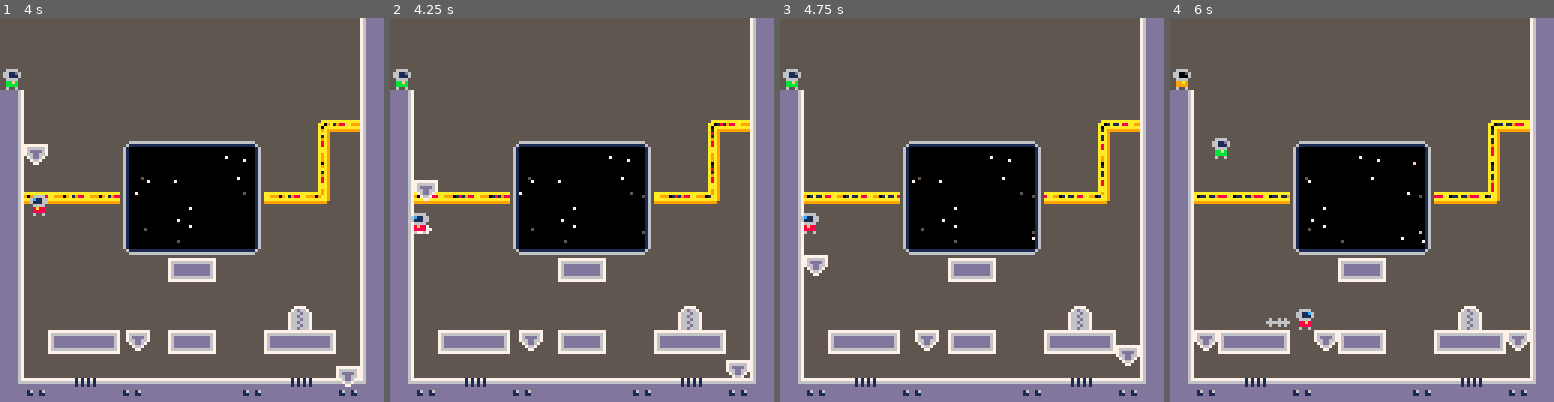
Above: before the commit, frames 1-4 (left to right).
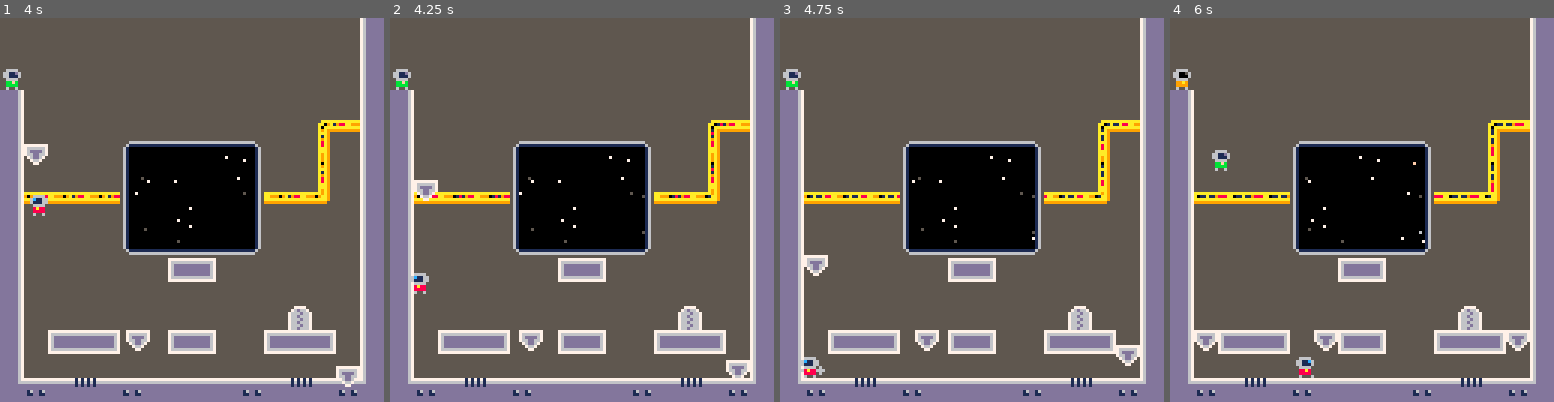
Above: after the commit, the same moments.

Repository: jgradim/gameoff-2020
Game: PICO-8 cartridge moonshot.p8
Two runs of this game, one before a commit and one after it. Both use one fixed random seed, a clock stepped at 60 frames per second and the inputs below.
Inputs:
- Up to frame 1 (4 s): tap O (Z key) at 0.33, 1.07, 2.22, 3.72 s; tap Down at 0.7 s; tap X (X key) at 1.43, 2.07, 2.82, 3.57 s; hold Up 1.97-2.63 s; hold Right 2.68-3.02 s; hold Down 3.07-3.73 s; hold Left from 3.78 s (still down)
- Up to frame 2 (4.25 s): release Left at 4.12 s; hold Up from 4.17 s (still down)
- Up to frame 3 (4.75 s): tap X (X key) at 4.32 s; release Up at 4.5 s; hold Left from 4.55 s (still down)
- Up to frame 4 (6 s): release Left at 5.05 s; tap X (X key) at 5.07, 5.82 s; hold Right 5.1-5.93 s; tap O (Z key) at 5.22 s; hold Up from 5.98 s (still down)

Frame 1 is identical in both runs. In frame 2, 0.4% of the frame differs, in the area x 5-11%, y 50-72%; in frame 3, 0.4%; in frame 4, 0.8%, in the area x 10-38%, y 31-94%.

Commit message:
Fix vertical collisions

Diff:
--- a/moonshot.p8
+++ b/moonshot.p8
@@ -86,6 +86,15 @@
 
  --characters
  foreach(npcs,draw_npc)
+
+ --[[
+ aims={"⬅️","➡️","⬆️","⬇️"}
+ for i=1,#aims do
+   local aim = aims[i]
+   local h = hitbox(p, aim)
+   rect(h.x,h.y,h.x+h.w,h.y+h.h,i)
+ end
+ --]]
  draw_player(p)
 
  --debug
@@ -133,6 +142,51 @@
  return f*f*f*(f*(f*6-15)+10)
 end
 
+function hitbox(o, aim)
+ local h={
+  x=o.x,
+  y=o.y,
+  w=o.w,
+  h=o.h,
+ }
+
+ if aim=="⬅️" then
+  --check left
+  h.x-=1
+  h.w=0
+  --adjust for player sprite
+  h.x+=2
+  h.y+=1
+  h.h-=2
+ elseif aim=="➡️" then
+  --check right
+  h.x+=h.w-1
+  h.w=0
+  --adjust for player sprite
+  h.x-=1
+  h.y+=1
+  h.h-=2
+ elseif aim=="⬆️" then
+  --check top
+  h.y=o.y+o.dy
+  h.h=o.dy
+  --adjust for player sprite
+  h.y+=1
+  h.x+=1
+  h.w-=3
+ elseif aim=="⬇️" then
+  --check bottom
+  h.y+=h.h-1
+  h.h=o.dy
+  --adjust for player sprite
+  h.y+=1
+  h.x+=2
+  h.w-=5
+ end
+
+  return h
+end
+
 --check obj collisions
 function collides(obj,aim,flag)
  --[[
@@ -143,51 +197,9 @@
   1-bumps into (eg: wall)
  ]]
 
- local hitbox={
-  x=obj.x,
-  y=obj.y,
-  w=obj.w,
-  h=obj.h,
- }
-
- if aim=="⬅️" then
-  --check left
-  hitbox.x-=1
-  hitbox.w=1
-  --adjust for player sprite
-  hitbox.x+=1
-  hitbox.y+=1
-  hitbox.h-=2
- elseif aim=="➡️" then
-  --check right
-  hitbox.x+=hitbox.w-1
-  hitbox.w=1
-  --adjust for player sprite
-  hitbox.x-=1
-  hitbox.y+=1
-  hitbox.h-=2
- elseif aim=="⬆️" then
-  --check top
-  hitbox.y+=obj.dy
-  hitbox.h=1
-  --adjust for player sprite
-  hitbox.y+=1
-  hitbox.x+=1
-  hitbox.w-=2
- elseif aim=="⬇️" then
-  --check bottom
-  hitbox.y+=hitbox.h-1
-  hitbox.h=1
-  --adjust for player sprite
-  hitbox.y+=1
-  hitbox.x+=1
-  hitbox.w-=2
- end
-
- return collides_map(
-  hitbox,flag)
- or collides_platforms(
-  hitbox,flag)
+ local h = hitbox(obj,aim)
+ return collides_map(h,flag)
+ or collides_platforms(h,flag)
 end
 
 function collides_map(
@@ -273,13 +285,14 @@
  if e.dy>0 then
   if collides(e,"⬇️",flag_hits)
   then
+   e.y=((((e.y+e.dy)\8)-1)+1)*8
    e.dy=0
    e.glide=false
-   e.y-=((e.y+e.h+1)%8)-1
   end
  elseif e.dy<0 then
   if collides(e,"⬆️",flag_hits)
   then
+   e.y=((((e.y+e.dy)\8)-1)+1)*8-1
    e.dy=0
   end
  end
